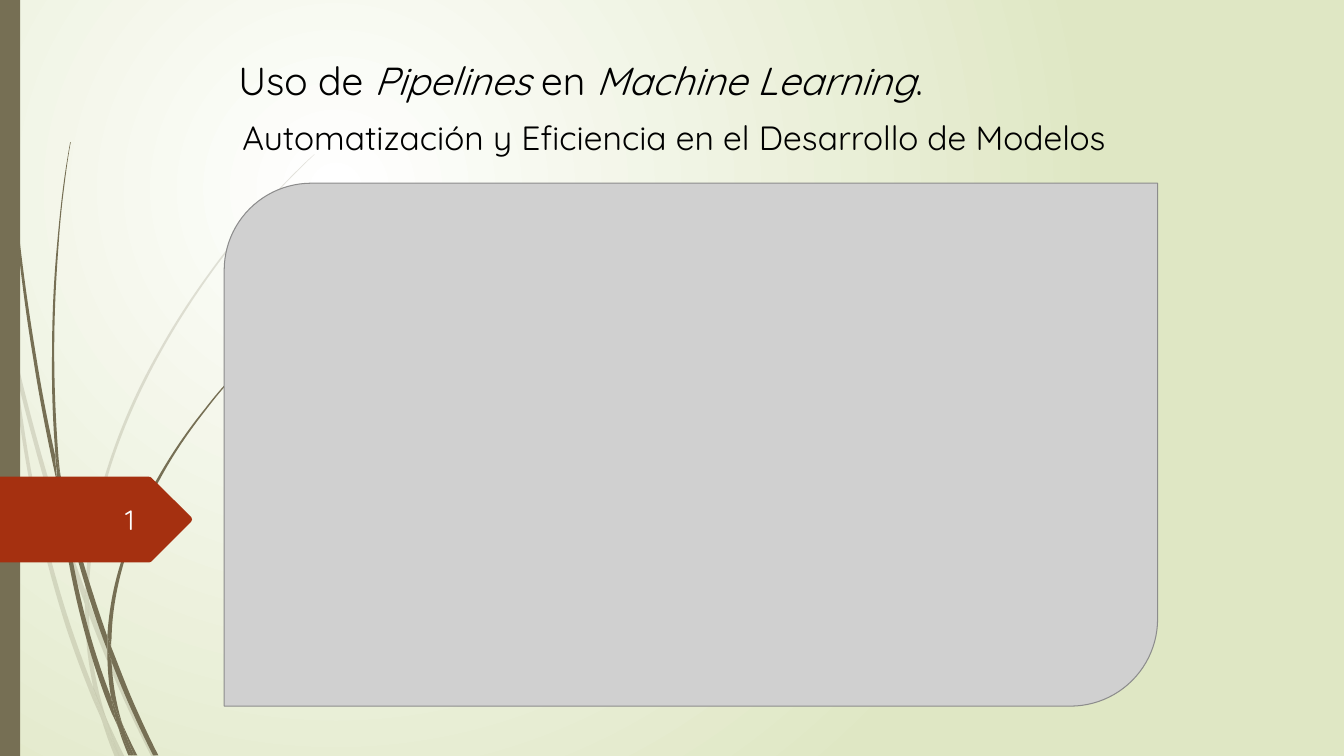
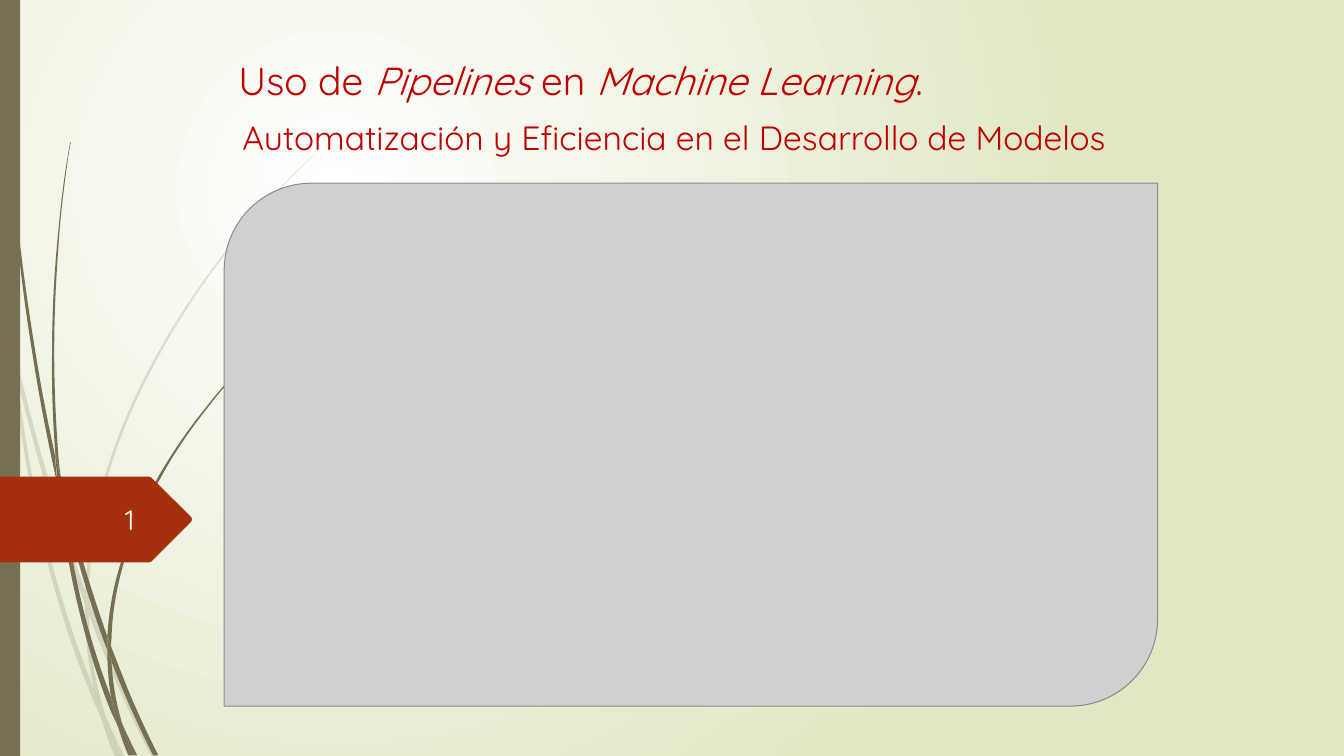
Before and after one commit to somm14/Pipelines_practica, a slide deck: slide 1 of Presentación_PIPELINES.pptx. Drawn at 1344x756 pixels with LibreOffice and Linux fonts; fonts in the diff are those of the drawing; grey boxes stand for pictures. Boxes give left, top, right and bottom in pixels: in the first picture for what was removed or moved away, otherwise in the second. Text is boxed around its words. In the diff, an @@ line names an element or a change of style, - is before the commit and + after.

```diff
--- a/Presentación_PIPELINES.pptx
+++ b/Presentación_PIPELINES.pptx
@@ text "Uso de Pipelines en Machine ..." at (x1=238, y1=66, x2=916, y2=103): text colour #000000 to #C00000 @@
@@ text "Automatización y Eficiencia en el ..." at (x1=242, y1=125, x2=1106, y2=157): text colour #000000 to #C00000 @@
```
Also in this commit, not shown: 5 other slides changed, 3 slides added, 1 slide removed.
